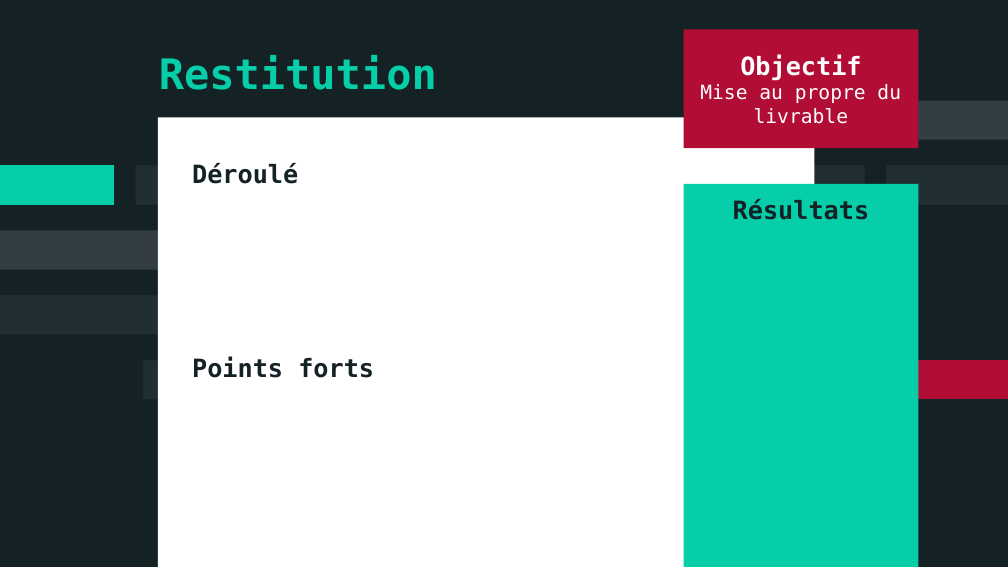
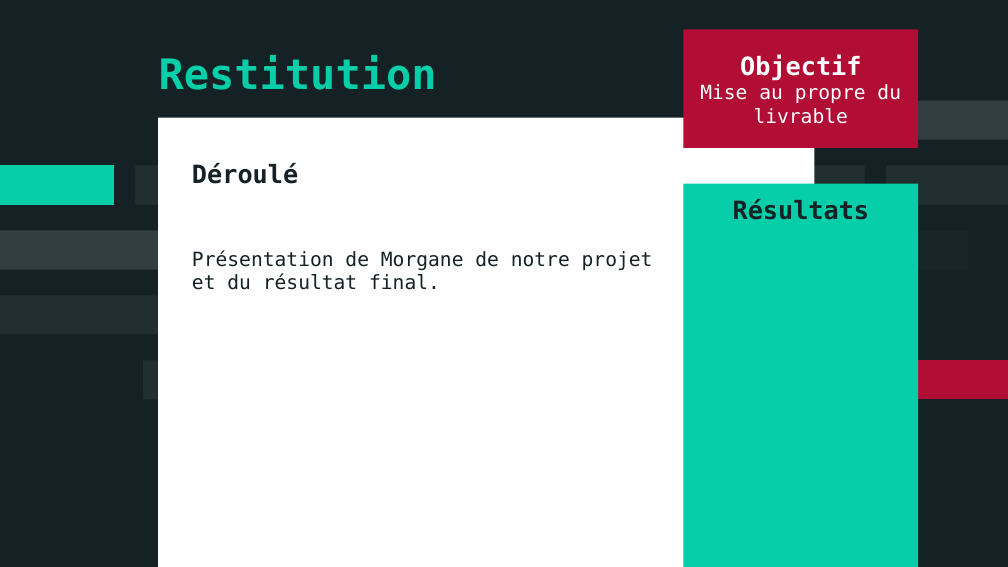
Before and after one commit to ademec/Drama-Queen, a slide deck: slide 11 of 2021-09 _ Carnet de bord.pptx (slide 10 before the commit). Drawn at 1008x567 pixels with LibreOffice and Linux fonts; fonts in the diff are those of the drawing. Boxes give left, top, right and bottom in pixels: in the first picture for what was removed or moved away, otherwise in the second. Text is boxed around its words. In the diff, an @@ line names an element or a change of style, - is before the commit and + after.

```diff
--- a/2021-09 _ Carnet de bord.pptx
+++ b/2021-09 _ Carnet de bord.pptx
@@ text at box(192, 250, 653, 290): text changed; size 18 to 14 pt; bold off @@
-Points forts
+Présentation de Morgane de notre projet et du résultat final.
```
Also in this commit, not shown: 10 other slides changed, 2 slides added.
